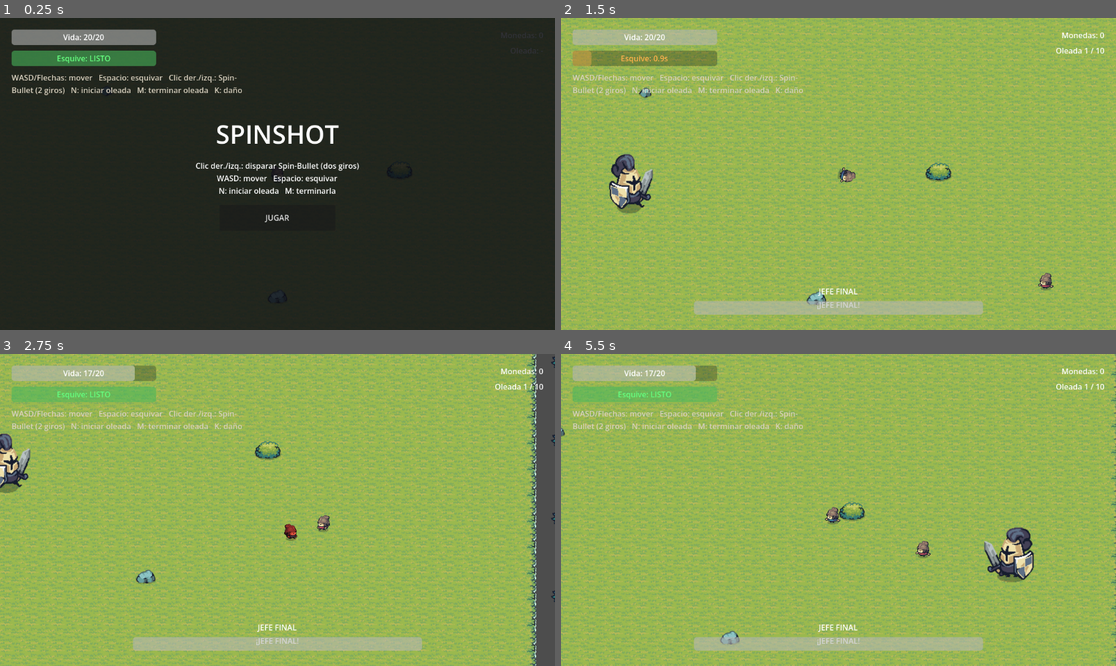
Above: before the commit, frames 1-4 (two rows, left to right).
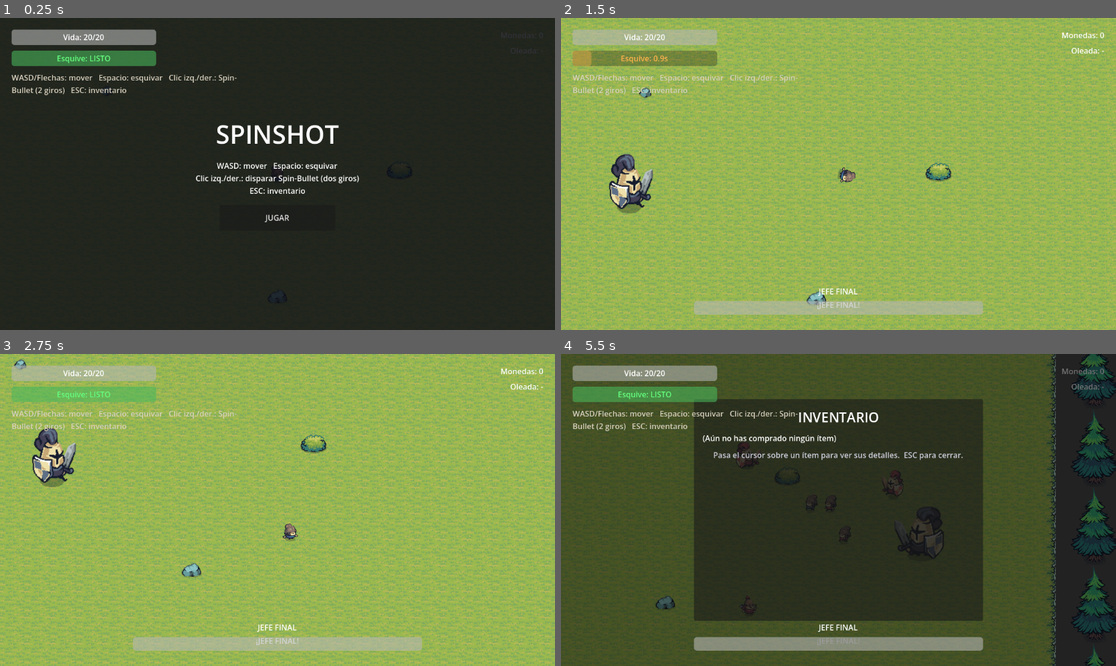
Above: after the commit, the same moments.

Repository: 4FCC/spinshot
Game: Godot game, scene res://Scenes/DEV-ROOM.tscn
Same seed, same stepped clock (60 frames per second), same inputs: the game is played once before the commit and once after it. This scene is started directly instead of the project's main scene. The engine's default icon, where the game draws it, is replaced by a stand-in: a white triangle on a blue panel in a dark square.
Inputs (mouse positions are in pixels of both pictures, inside the frame that each line leads up to):
- Up to frame 1 (0.25 s): no input
- Up to frame 2 (1.5 s): click "JUGAR" at 0.5 s; tap N (end_wave, bound only after the commit) at 1.25 s; move the mouse to (960, 158) at 1.27 s; hold D (Derecha) from 1.28 s (still down); hold B (spawn_boss) from 1.28 s (still down); tap Space (dodge) at 1.35 s
- Up to frame 3 (2.75 s): move the mouse to (166, 525) at 2.02 s; release D (Derecha) at 2.03 s; release B (spawn_boss) at 2.03 s; hold S (Abajo) from 2.03 s (still down); tap B (spawn_boss) at 2.1 s; tap K (test_damage) at 2.3 s
- Up to frame 4 (5.5 s): move the mouse to (894, 441) at 2.77 s; release S (Abajo) at 2.78 s; hold D (Derecha) 2.78-3.53 s; tap K (test_damage) at 2.85 s; tap 1 at 3.05, 3.6 s; move the mouse to (810, 572) at 3.52 s; hold W (Arriba) 3.53-4.28 s; tap 2 at 3.8, 4.35 s; move the mouse to (1005, 556) at 4.27 s; hold A (Izquierda) from 4.28 s (still down); tap 3 at 4.55, 5.1 s; tap Escape (ui_cancel) at 4.9 s; move the mouse to (672, 463) at 5.02 s; tap 4 at 5.3 s

The runs differ from the first frame. In frame 1, 1.3% of the frame differs, in the area x 13-65%, y 18-57%; in frame 2, 0.5%; in frame 3, 25%; in frame 4, 100%, in the area x 0-100%, y 0-100%.

Commit message:
Arreglo pool de tienda, herramientas DEV-ROOM, Main completo e inventario
Tienda/pool:
- Cada ítem tiene "max" (0=ilimitado). La tienda solo ofrece ítems disponibles
  (_is_available); los de compra única o nivel máximo ya no reaparecen ni al
  abrir ni con el dado, y se retiran al agotarse (_prune_and_refill). Corrige
  que "División de proyectil" se pudiera comprar dos veces.

Inventario (nuevo):
- UI en game_mode (ESC o desde la tienda): panel oscuro con los ítems comprados,
  su sprite y cantidad, y tooltip con nombre/descripción/efectos/nivel.
- billy registra cada compra (register_item / inventory / get_item_count).

DEV-ROOM (debug_mode) — atajos exclusivos:
- 1-5 generan enemigos de prueba que NO atacan (enemy.make_passive + guardas en
  bullet_minion y charger_minion).
- O abre la tienda, C da +100 monedas, G alterna god mode (billy.debug_invincible).
- M inicia oleada, N termina, B jefe (N/M intercambiadas en project.godot).

Main = experiencia final:
- Las oleadas arrancan automáticamente y se encadenan (auto_start_waves);
  sin atajos de depuración (debug_mode=false).
- Reconstruida con muros y árboles de borde (como DEV-ROOM) para no salir del
  área. Player.collision_mask=3 para chocar con muros (capa 1) y enemigos
  (capa 2), atravesando solo enemigos durante la invulnerabilidad.

Quitada la tecla K de daño de prueba del jugador.

Co-Authored-By: Claude Opus 4.8 <noreply@anthropic.com>
Claude-Session: https://claude.ai/code/session_01EVFDgn2qQnY3SEDFH6Bwyc

Diff:
--- a/Scenes/DEV-ROOM.tscn
+++ b/Scenes/DEV-ROOM.tscn
@@ -171,3 +171,5 @@
 position = Vector2(960, 960)
 
 [node name="GameMode" parent="." instance=ExtResource("9_gm")]
+debug_mode = true
+auto_start_waves = false
--- a/Scenes/Main.tscn
+++ b/Scenes/Main.tscn
@@ -1,9 +1,17 @@
-[gd_scene load_steps=5 format=3 uid="uid://b1spinshotmain0"]
+[gd_scene load_steps=8 format=3 uid="uid://b1spinshotmain0"]
 
 [ext_resource type="Script" uid="uid://bfloorbuilder1" path="res://Scripts/floor_builder.gd" id="1_floor"]
 [ext_resource type="TileSet" uid="uid://juga8rjk4vmm" path="res://Scenes/grass_tileset.tres" id="2_tiles"]
 [ext_resource type="PackedScene" uid="uid://bm1uo2pxnjqa3" path="res://Scenes/Player.tscn" id="3_player"]
 [ext_resource type="PackedScene" uid="uid://tuuflvma6emi" path="res://Scenes/GameMode.tscn" id="4_gm"]
+[ext_resource type="Script" uid="uid://bbordertrees1" path="res://Scripts/border_trees.gd" id="5_bt"]
+[ext_resource type="Texture2D" uid="uid://cikn8oirta2on" path="res://Tiny Swords (Free Pack)/Tiny Swords (Free Pack)/Terrain/Resources/Wood/Trees/Tree1.png" id="6_tree"]
+
+[sub_resource type="RectangleShape2D" id="rs_wall_h"]
+size = Vector2(2688, 64)
+
+[sub_resource type="RectangleShape2D" id="rs_wall_v"]
+size = Vector2(64, 1664)
 
 [node name="Main" type="Node2D"]
 script = ExtResource("1_floor")
@@ -13,7 +21,42 @@
 [node name="Ground" type="TileMapLayer" parent="."]
 tile_set = ExtResource("2_tiles")
 
+[node name="BorderTrees" type="Node2D" parent="."]
+script = ExtResource("5_bt")
+tree_texture = ExtResource("6_tree")
+room_width_px = 2560
+room_height_px = 1536
+spacing = 192
+
+[node name="Walls" type="Node2D" parent="."]
+
+[node name="WallTop" type="StaticBody2D" parent="Walls"]
+position = Vector2(1280, -32)
+
+[node name="CollisionShape2D" type="CollisionShape2D" parent="Walls/WallTop"]
+shape = SubResource("rs_wall_h")
+
+[node name="WallBottom" type="StaticBody2D" parent="Walls"]
+position = Vector2(1280, 1568)
+
+[node name="CollisionShape2D" type="CollisionShape2D" parent="Walls/WallBottom"]
+shape = SubResource("rs_wall_h")
+
+[node name="WallLeft" type="StaticBody2D" parent="Walls"]
+position = Vector2(-32, 768)
+
+[node name="CollisionShape2D" type="CollisionShape2D" parent="Walls/WallLeft"]
+shape = SubResource("rs_wall_v")
+
+[node name="WallRight" type="StaticBody2D" parent="Walls"]
+position = Vector2(2592, 768)
+
+[node name="CollisionShape2D" type="CollisionShape2D" parent="Walls/WallRight"]
+shape = SubResource("rs_wall_v")
+
 [node name="Player" parent="." instance=ExtResource("3_player")]
 position = Vector2(1280, 768)
 
 [node name="GameMode" parent="." instance=ExtResource("4_gm")]
+debug_mode = false
+auto_start_waves = true
--- a/Scenes/Player.tscn
+++ b/Scenes/Player.tscn
@@ -9,7 +9,7 @@
 
 [node name="Billy" type="CharacterBody2D"]
 collision_layer = 1
-collision_mask = 2
+collision_mask = 3
 script = ExtResource("1_billy")
 spin_bullet_scene = ExtResource("3_bullet")
 
@@ -76,4 +76,4 @@
 offset_bottom = 168.0
 theme_override_colors/font_color = Color(0.85, 0.82, 0.75, 1)
 autowrap_mode = 2
-text = "WASD/Flechas: mover   Espacio: esquivar   Clic der./izq.: Spin-Bullet (2 giros)   N: iniciar oleada   M: terminar oleada   K: daño"
+text = "WASD/Flechas: mover   Espacio: esquivar   Clic izq./der.: Spin-Bullet (2 giros)   ESC: inventario"
--- a/Scripts/billy.gd
+++ b/Scripts/billy.gd
@@ -79,6 +79,12 @@
 var has_split: bool = false    # División de proyectil (única)
 var lethal_level: int = 0      # Giro letal: +1% por nivel (ilimitado)
 var autododge_level: int = 0   # Esquiva automática al recibir daño (máx 3 -> 75%)
+
+# Inventario de ítems comprados: id -> {name, desc, icon, count}
+var inventory: Dictionary = {}
+
+# Depuración (solo DEV-ROOM)
+var debug_invincible: bool = false
 
 # =============================================================================
 # INICIALIZACIÓN
@@ -177,10 +183,6 @@
 	if Input.is_action_just_pressed("dodge") and dodge_cooldown.is_stopped():
 		start_dodge()
 
-	# Prueba rápida del estado de daño (tecla K)
-	if Input.is_action_just_pressed("test_damage"):
-		take_damage(3)
-
 func _read_movement_input(delta: float) -> void:
 	input_direction = Input.get_vector("Izquierda", "Derecha", "Arriba", "Abajo")
 	var target := input_direction.normalized() * speed
@@ -230,6 +232,9 @@
 # ESTADO: RECIBIR DAÑO
 # =============================================================================
 func take_damage(amount: int):
+	# Modo invencible de depuración (solo se activa desde DEV-ROOM)
+	if debug_invincible:
+		return
 	# No recibir daño si está muerto, invulnerable o esquivando
 	if current_state == State.DEAD or is_invulnerable or current_state == State.DODGE:
 		return
@@ -400,3 +405,23 @@
 	if randf() < 0.25 * coin_heal_level:
 		vida = clamp(vida + randi_range(1, 3), 0, vida_max)
 		_update_health_ui()
+
+# =============================================================================
+# INVENTARIO (registro de ítems comprados, para la UI de inventario)
+# =============================================================================
+func register_item(item: Dictionary) -> void:
+	var id := String(item.get("id", ""))
+	if id == "":
+		return
+	if inventory.has(id):
+		inventory[id]["count"] += 1
+	else:
+		inventory[id] = {
+			"name": item.get("name", id),
+			"desc": item.get("desc", ""),
+			"icon": item.get("icon", null),
+			"count": 1,
+		}
+
+func get_item_count(id: String) -> int:
+	return inventory[id]["count"] if inventory.has(id) else 0
--- a/Scripts/bullet_minion.gd
+++ b/Scripts/bullet_minion.gd
@@ -38,6 +38,9 @@
 	else:
 		velocity = dir.rotated(PI / 2.0) * move_speed * 0.5
 
+	if passive:
+		return   # maniquí de pruebas: no dispara
+
 	_fire_timer -= delta
 	if _fire_timer <= 0.0:
 		_fire_timer = fire_interval
--- a/Scripts/charger_minion.gd
+++ b/Scripts/charger_minion.gd
@@ -39,7 +39,8 @@
 				velocity = Vector2.ZERO
 			_cooldown -= delta
 			# Cuando toca y el jugador está en rango, empieza el aviso de carga
-			if _cooldown <= 0.0 and to_player.length() <= charge_range:
+			# (los maniquíes de prueba nunca embisten)
+			if not passive and _cooldown <= 0.0 and to_player.length() <= charge_range:
 				_phase = ChargePhase.WINDUP
 				_phase_timer = windup_time
 
--- a/Scripts/enemy.gd
+++ b/Scripts/enemy.gd
@@ -40,6 +40,7 @@
 var _attack_timer: float = 0.0
 var _dead: bool = false
 var _lethal: bool = false      # bajo efecto de "giro letal"
+var passive: bool = false      # enemigo de prueba (DEV-ROOM): no ataca
 
 const LETHAL_SPIN_SPEED := 18.0   # rad/s mientras gira hasta morir
 
@@ -114,8 +115,13 @@
 	else:
 		velocity = to_player.normalized() * move_speed
 
+func make_passive() -> void:
+	"""Convierte al enemigo en maniquí de pruebas: no hace daño."""
+	passive = true
+	melee_enabled = false
+
 func _try_melee() -> void:
-	if player == null or _attack_timer > 0.0:
+	if passive or player == null or _attack_timer > 0.0:
 		return
 	for body in hitbox.get_overlapping_bodies():
 		if body.is_in_group("player") and body.has_method("take_damage"):
--- a/Scripts/game_mode.gd
+++ b/Scripts/game_mode.gd
@@ -24,6 +24,11 @@
 @export var spawn_radius: float = 650.0   # Distancia a la que aparecen del jugador
 @export var wave_duration: float = 60.0   # Segundos que dura cada oleada
 @export var total_waves: int = 10         # Tras la última oleada aparece el jefe
+
+@export_group("Modo")
+# Main: debug_mode = false (auto), DEV-ROOM: debug_mode = true (manual + atajos).
+@export var debug_mode: bool = false       # Activa los atajos de depuración (solo DEV-ROOM)
+@export var auto_start_waves: bool = true  # Encadena las oleadas automáticamente (Main)
 
 @onready var ui: CanvasLayer = $UI
 @onready var coins_label: Label = $UI/CoinsLabel
@@ -47,6 +52,11 @@
 var _death_screen: Control = null
 var _screen_active: bool = false
 
+# Inventario
+var _inventory_panel: Control = null
+var _inventory_grid: GridContainer = null
+var _inventory_open: bool = false
+
 func _ready() -> void:
 	randomize()
 	# El GameMode (y su UI) sigue activo aunque el árbol esté en pausa,
@@ -62,6 +72,7 @@
 	shop.visible = false
 
 	_build_screens()
+	_build_inventory()
 	_update_wave_label()
 	timer_label.text = ""
 	info_label.text = ""
@@ -98,13 +109,67 @@
 func _unhandled_input(event: InputEvent) -> void:
 	if _screen_active:
 		return
+	# Inventario (ESC): disponible en cualquier escena
+	if event.is_action_pressed("ui_cancel"):
+		_toggle_inventory()
+		return
+	if _inventory_open:
+		return
+	# Atajos de depuración: SOLO en DEV-ROOM (debug_mode)
+	if debug_mode:
+		_handle_debug_input(event)
+
+func _handle_debug_input(event: InputEvent) -> void:
+	# Control de oleadas/jefe (DEV-ROOM): M = iniciar, N = terminar, B = jefe
 	if event.is_action_pressed("start_wave") and not wave_active and not shop.visible:
 		_start_wave()
 	elif event.is_action_pressed("end_wave") and wave_active:
 		_end_wave()
 	elif event.is_action_pressed("spawn_boss"):
-		# Tecla de depuración: invoca el jefe manualmente para pruebas
 		_spawn_boss()
+	elif event is InputEventKey and event.pressed and not event.echo:
+		match event.keycode:
+			KEY_1:
+				_debug_spawn(minion_scene)
+			KEY_2:
+				_debug_spawn(bigminion_scene)
+			KEY_3:
+				_debug_spawn(bulletminion_scene)
+			KEY_4:
+				_debug_spawn(charger_scene)
+			KEY_5:
+				_debug_spawn(support_scene)
+			KEY_O:
+				shop.open()
+			KEY_C:
+				Game.add_coins(100)
+			KEY_G:
+				_toggle_god_mode()
+
+func _debug_spawn(scene: PackedScene) -> void:
+	"""Genera un enemigo de prueba (no ataca) cerca del jugador."""
+	if scene == null:
+		return
+	if player == null or not is_instance_valid(player):
+		player = _find_player()
+	if player == null:
+		return
+	var e = scene.instantiate()
+	if e.has_method("make_passive"):
+		e.make_passive()
+	var host := get_tree().current_scene
+	if host == null:
+		host = get_parent()
+	host.add_child(e)
+	e.global_position = player.global_position + Vector2.RIGHT.rotated(randf() * TAU) * 320.0
+
+func _toggle_god_mode() -> void:
+	if player == null or not is_instance_valid(player):
+		player = _find_player()
+	if player == null:
+		return
+	player.debug_invincible = not player.debug_invincible
+	info_label.text = "God mode: %s" % ("ON" if player.debug_invincible else "OFF")
 
 # =============================================================================
 # OLEADAS
@@ -116,7 +181,7 @@
 	_spawn_accum = 0.0
 	_update_wave_label()
 	_update_timer_label()
-	info_label.text = "Oleada %d en curso — pulsa M para terminar antes" % wave_number
+	info_label.text = "Oleada %d en curso%s" % [wave_number, ("  —  N: terminar" if debug_mode else "")]
 
 func _end_wave() -> void:
 	wave_active = false
@@ -125,8 +190,12 @@
 	info_label.text = ""
 	_clear_enemies()
 
-	# Siempre se abre la tienda al terminar una oleada. Tras la última oleada,
-	# al salir de la tienda comienza el combate contra el jefe (no otra oleada).
+	# En DEV-ROOM no se encadena nada automáticamente: el jugador usa los atajos.
+	if debug_mode:
+		info_label.text = "DEV-ROOM:  M = siguiente oleada  ·  O = tienda  ·  B = jefe"
+		return
+
+	# Main: tienda entre oleadas; tras la última, al salir aparece el jefe.
 	if wave_number >= total_waves:
 		_boss_pending = true
 		info_label.text = "Compra mejoras y prepárate para el JEFE"
@@ -137,9 +206,11 @@
 		# Al salir de la tienda tras la oleada final, aparece el jefe
 		_boss_pending = false
 		_spawn_boss()
-	else:
-		# En el resto de casos, empieza automáticamente la siguiente oleada
+	elif auto_start_waves:
+		# Main: empieza automáticamente la siguiente oleada
 		_start_wave()
+	elif debug_mode:
+		info_label.text = "DEV-ROOM:  M = siguiente oleada  ·  O = tienda  ·  B = jefe"
 
 # =============================================================================
 # TABLA DE OLEADAS
@@ -243,7 +314,7 @@
 # =============================================================================
 func _build_screens() -> void:
 	_start_screen = _make_screen("SPINSHOT",
-		"Clic der./izq.: disparar Spin-Bullet (dos giros)\nWASD: mover   Espacio: esquivar\nN: iniciar oleada   M: terminarla",
+		"WASD: mover   Espacio: esquivar\nClic izq./der.: disparar Spin-Bullet (dos giros)\nESC: inventario",
 		"JUGAR", _on_start_pressed)
 	_victory_screen = _make_screen("¡VICTORIA!",
 		"Has superado todas las oleadas.", "Jugar de nuevo", _on_restart_pressed)
@@ -317,7 +388,12 @@
 
 func _on_start_pressed() -> void:
 	_hide_screens()
-	info_label.text = "Pulsa N para empezar la oleada 1"
+	if debug_mode:
+		info_label.text = "DEV-ROOM:  M = oleada · N = terminar · B = jefe · 1-5 = enemigos · O = tienda · C = +100 · G = god"
+	elif auto_start_waves:
+		_start_wave()   # Main: las oleadas empiezan automáticamente
+	else:
+		info_label.text = "Pulsa para empezar"
 
 func _on_restart_pressed() -> void:
 	get_tree().paused = false
@@ -325,6 +401,127 @@
 
 func _on_player_died() -> void:
 	_show_death()
+
+# =============================================================================
+# INVENTARIO (ESC o desde la tienda)
+# =============================================================================
+func _build_inventory() -> void:
+	_inventory_panel = Control.new()
+	_inventory_panel.set_anchors_preset(Control.PRESET_FULL_RECT)
+	_inventory_panel.mouse_filter = Control.MOUSE_FILTER_STOP
+	_inventory_panel.visible = false
+
+	var bg := ColorRect.new()
+	bg.set_anchors_preset(Control.PRESET_FULL_RECT)
+	bg.color = Color(0, 0, 0, 0.55)
+	_inventory_panel.add_child(bg)
+
+	var panel := Panel.new()
+	panel.set_anchors_preset(Control.PRESET_CENTER)
+	panel.offset_left = -300.0
+	panel.offset_top = -230.0
+	panel.offset_right = 300.0
+	panel.offset_bottom = 230.0
+	_inventory_panel.add_child(panel)
+
+	var margin := MarginContainer.new()
+	margin.set_anchors_preset(Control.PRESET_FULL_RECT)
+	margin.add_theme_constant_override("margin_left", 18)
+	margin.add_theme_constant_override("margin_top", 18)
+	margin.add_theme_constant_override("margin_right", 18)
+	margin.add_theme_constant_override("margin_bottom", 18)
+	panel.add_child(margin)
+
+	var vbox := VBoxContainer.new()
+	vbox.add_theme_constant_override("separation", 12)
+	margin.add_child(vbox)
+
+	var title := Label.new()
+	title.text = "INVENTARIO"
+	title.horizontal_alignment = HORIZONTAL_ALIGNMENT_CENTER
+	title.add_theme_font_size_override("font_size", 28)
+	vbox.add_child(title)
+
+	_inventory_grid = GridContainer.new()
+	_inventory_grid.columns = 6
+	_inventory_grid.add_theme_constant_override("h_separation", 10)
+	_inventory_grid.add_theme_constant_override("v_separation", 10)
+	vbox.add_child(_inventory_grid)
+
+	var hint := Label.new()
+	hint.text = "Pasa el cursor sobre un ítem para ver sus detalles.  ESC para cerrar."
+	hint.horizontal_alignment = HORIZONTAL_ALIGNMENT_CENTER
+	hint.add_theme_color_override("font_color", Color(0.8, 0.8, 0.85))
+	vbox.add_child(hint)
+
+	ui.add_child(_inventory_panel)
+
+func _toggle_inventory() -> void:
+	if _screen_active:
+		return
+	_inventory_open = not _inventory_open
+	if _inventory_open:
+		_refresh_inventory()
+		_inventory_panel.visible = true
+		get_tree().paused = true
+	else:
+		_inventory_panel.visible = false
+		if not _screen_active:
+			get_tree().paused = false
+
+func _refresh_inventory() -> void:
+	for c in _inventory_grid.get_children():
+		c.queue_free()
+
+	if player == null or not is_instance_valid(player):
+		player = _find_player()
+	var inv: Dictionary = {}
+	if player != null:
+		var v = player.get("inventory")
+		if v is Dictionary:
+			inv = v
+
+	if inv.is_empty():
+		var empty := Label.new()
+		empty.text = "(Aún no has comprado ningún ítem)"
+		_inventory_grid.add_child(empty)
+		return
+
+	for id in inv.keys():
+		_inventory_grid.add_child(_make_inventory_slot(inv[id]))
+
+func _make_inventory_slot(data: Dictionary) -> Control:
+	var slot := Panel.new()
+	slot.custom_minimum_size = Vector2(80, 80)
+	slot.tooltip_text = "%s\n\n%s\n\nCantidad/Nivel: %d" % [
+		String(data.get("name", "")),
+		String(data.get("desc", "")),
+		int(data.get("count", 1)),
+	]
+
+	var icon := TextureRect.new()
+	icon.set_anchors_preset(Control.PRESET_FULL_RECT)
+	icon.offset_left = 6.0
+	icon.offset_top = 6.0
+	icon.offset_right = -6.0
+	icon.offset_bottom = -6.0
+	icon.texture = data.get("icon", null)
+	icon.expand_mode = TextureRect.EXPAND_IGNORE_SIZE
+	icon.stretch_mode = TextureRect.STRETCH_KEEP_ASPECT_CENTERED
+	icon.mouse_filter = Control.MOUSE_FILTER_IGNORE
+	slot.add_child(icon)
+
+	var count := Label.new()
+	count.text = "x%d" % int(data.get("count", 1))
+	count.set_anchors_preset(Control.PRESET_BOTTOM_RIGHT)
+	count.offset_left = -28.0
+	count.offset_top = -22.0
+	count.offset_right = -4.0
+	count.offset_bottom = -2.0
+	count.mouse_filter = Control.MOUSE_FILTER_IGNORE
+	slot.add_child(count)
+
+	return slot
 
 # =============================================================================
 # UI
--- a/Scripts/shop.gd
+++ b/Scripts/shop.gd
@@ -4,8 +4,9 @@
 # SHOP — Tienda entre oleadas
 # =============================================================================
 # Muestra una selección aleatoria de mejoras de un pool. Un botón de "tirada de
-# dados" (reroll) cambia las opciones disponibles por monedas. Al terminar, el
-# botón "Continuar" emite la señal para empezar la siguiente oleada.
+# dados" (reroll) cambia las opciones por monedas. Respeta los límites de compra
+# de cada ítem: los de compra única o que alcanzan su nivel máximo dejan de
+# aparecer (ni al abrir la tienda ni con el reroll).
 
 signal continue_pressed
 
@@ -39,29 +40,41 @@
 	Game.coins_changed.connect(func(_t): _refresh())
 
 func _build_pool() -> void:
+	# "max" = número máximo de compras (0 = ilimitado).
 	_pool = [
-		{"name": "Vida máxima +5", "cost": 5, "icon": icon_health,
+		{"id": "health5", "name": "Vida máxima +5", "cost": 5, "max": 0, "icon": icon_health,
+			"desc": "Aumenta la vida máxima en 5 y cura esa cantidad.",
 			"apply": func(p): p.upgrade_max_health(5)},
-		{"name": "Vida máxima +10", "cost": 9, "icon": icon_extra1,
+		{"id": "health10", "name": "Vida máxima +10", "cost": 9, "max": 0, "icon": icon_extra1,
+			"desc": "Aumenta la vida máxima en 10 y cura esa cantidad.",
 			"apply": func(p): p.upgrade_max_health(10)},
-		{"name": "Daño de bala +1", "cost": 8, "icon": icon_damage,
+		{"id": "dmg1", "name": "Daño de bala +1", "cost": 8, "max": 0, "icon": icon_damage,
+			"desc": "+1 de daño a cada Spin-Bullet.",
 			"apply": func(p): p.upgrade_bullet_damage(1)},
-		{"name": "Daño de bala +2", "cost": 14, "icon": icon_extra2,
+		{"id": "dmg2", "name": "Daño de bala +2", "cost": 14, "max": 0, "icon": icon_extra2,
+			"desc": "+2 de daño a cada Spin-Bullet.",
 			"apply": func(p): p.upgrade_bullet_damage(2)},
-		{"name": "Velocidad +40", "cost": 6, "icon": icon_speed,
+		{"id": "speed", "name": "Velocidad +40", "cost": 6, "max": 0, "icon": icon_speed,
+			"desc": "+40 de velocidad de movimiento.",
 			"apply": func(p): p.upgrade_speed(40.0)},
-		{"name": "Cadencia de disparo +15%", "cost": 7, "icon": icon_firerate,
+		{"id": "firerate", "name": "Cadencia de disparo +15%", "cost": 7, "max": 0, "icon": icon_firerate,
+			"desc": "Reduce el tiempo entre disparos un 15%.",
 			"apply": func(p): p.upgrade_fire_rate(0.85)},
 		# --- Ítems con habilidad especial ---
-		{"name": "Robo de vida al recoger moneda (máx 3)", "cost": 10, "icon": icon_coinheal,
+		{"id": "coinheal", "name": "Robo de vida al recoger moneda", "cost": 10, "max": 3, "icon": icon_coinheal,
+			"desc": "25% por nivel de curar 1-3 al recoger una moneda. Máx 3 niveles (75%).",
 			"apply": func(p): p.add_coin_heal()},
-		{"name": "Rebote ofensivo: +1 SpinShot (máx 3)", "cost": 15, "icon": icon_bounce,
+		{"id": "bounce", "name": "Rebote ofensivo: +1 SpinShot", "cost": 15, "max": 3, "icon": icon_bounce,
+			"desc": "Cada SpinShot genera una nueva al impactar a un enemigo. Máx 3.",
 			"apply": func(p): p.add_bounce()},
-		{"name": "División de proyectil (única)", "cost": 18, "icon": icon_split,
+		{"id": "split", "name": "División de proyectil (única)", "cost": 18, "max": 1, "icon": icon_split,
+			"desc": "La SpinShot se divide en dos a media trayectoria. Compra única.",
 			"apply": func(p): p.enable_split()},
-		{"name": "Giro letal: +1% muerte al girar", "cost": 6, "icon": icon_lethal,
+		{"id": "lethal", "name": "Giro letal: +1% muerte al girar", "cost": 6, "max": 0, "icon": icon_lethal,
+			"desc": "+1% por compra de matar al enemigo haciéndolo girar. Sin límite.",
 			"apply": func(p): p.add_lethal()},
-		{"name": "Esquiva automática +25% (máx 3)", "cost": 12, "icon": icon_autododge,
+		{"id": "autododge", "name": "Esquiva automática +25%", "cost": 12, "max": 3, "icon": icon_autododge,
+			"desc": "25% por nivel de esquivar automáticamente al recibir daño. Máx 3 (75%).",
 			"apply": func(p): p.add_autododge()},
 	]
 
@@ -103,7 +116,7 @@
 	vbox.add_child(_reroll_button)
 
 	var continue_button := Button.new()
-	continue_button.text = "Continuar (siguiente oleada)"
+	continue_button.text = "Continuar"
 	continue_button.custom_minimum_size = Vector2(0, 48)
 	continue_button.pressed.connect(_on_continue)
 	vbox.add_child(continue_button)
@@ -116,11 +129,44 @@
 	visible = true
 	_refresh()
 
+func _is_available(item: Dictionary) -> bool:
+	"""Un ítem está disponible si no ha alcanzado su límite de compras."""
+	var max_buys := int(item.get("max", 0))
+	if max_buys <= 0:
+		return true
+	if player == null or not is_instance_valid(player):
+		return true
+	return player.get_item_count(String(item.get("id", ""))) < max_buys
+
+func _available_pool() -> Array:
+	var result := []
+	for item in _pool:
+		if _is_available(item):
+			result.append(item)
+	return result
+
 func _roll() -> void:
-	"""Tirada de dados: elige 'slots' mejoras aleatorias distintas del pool."""
-	var available := _pool.duplicate()
+	"""Tirada de dados: elige 'slots' mejoras DISPONIBLES y distintas del pool."""
+	var available := _available_pool()
 	available.shuffle()
 	_current = available.slice(0, min(slots, available.size()))
+	_populate_options()
+
+func _prune_and_refill() -> void:
+	"""Quita de la vista los ítems que ya no estén disponibles (compra única o
+	nivel máximo) y rellena los huecos con otras opciones disponibles."""
+	var kept := []
+	for it in _current:
+		if _is_available(it):
+			kept.append(it)
+	var extra := []
+	for it in _available_pool():
+		if not kept.has(it):
+			extra.append(it)
+	extra.shuffle()
+	while kept.size() < slots and extra.size() > 0:
+		kept.append(extra.pop_back())
+	_current = kept
 	_populate_options()
 
 func _populate_options() -> void:
@@ -136,6 +182,7 @@
 		button.text = "  %s   (%d monedas)" % [upg["name"], upg["cost"]]
 		button.alignment = HORIZONTAL_ALIGNMENT_LEFT
 		button.expand_icon = true
+		button.tooltip_text = String(upg.get("desc", ""))
 		button.pressed.connect(_on_buy.bind(i))
 		_options_box.add_child(button)
 		_option_buttons.append(button)
@@ -144,7 +191,10 @@
 	if _coins_label != null:
 		_coins_label.text = "Monedas: %d" % Game.coins
 	for i in _option_buttons.size():
-		_option_buttons[i].disabled = Game.coins < int(_current[i]["cost"])
+		if i >= _current.size():
+			continue
+		var item = _current[i]
+		_option_buttons[i].disabled = Game.coins < int(item["cost"]) or not _is_available(item)
 	if _reroll_button != null:
 		_reroll_button.text = "Tirar dado: nuevas opciones (%d monedas)" % reroll_cost
 		_reroll_button.disabled = Game.coins < reroll_cost
@@ -152,10 +202,16 @@
 func _on_buy(index: int) -> void:
 	if index >= _current.size():
 		return
-	var upg = _current[index]
-	if Game.spend(int(upg["cost"])):
+	var item = _current[index]
+	if not _is_available(item):
+		return
+	if Game.spend(int(item["cost"])):
 		if player != null and is_instance_valid(player):
-			upg["apply"].call(player)
+			item["apply"].call(player)
+			if player.has_method("register_item"):
+				player.register_item(item)
+	# Tras comprar, retira los ítems que se hayan agotado y rellena
+	_prune_and_refill()
 	_refresh()
 
 func _on_reroll() -> void:
--- a/project.godot
+++ b/project.godot
@@ -67,12 +67,12 @@
 }
 start_wave={
 "deadzone": 0.5,
-"events": [Object(InputEventKey,"resource_local_to_scene":fa …(141 unchanged characters)… ":false,"keycode":0,"physical_keycode":78,"key_label":0,"unicode":110,"location":0,"echo":false,"script":null)
+"events": [Object(InputEventKey,"resource_local_to_scene":fa …(141 unchanged characters)… ":false,"keycode":0,"physical_keycode":77,"key_label":0,"unicode":109,"location":0,"echo":false,"script":null)
 ]
 }
 end_wave={
 "deadzone": 0.5,
-"events": [Object(InputEventKey,"resource_local_to_scene":fa …(141 unchanged characters)… ":false,"keycode":0,"physical_keycode":77,"key_label":0,"unicode":109,"location":0,"echo":false,"script":null)
+"events": [Object(InputEventKey,"resource_local_to_scene":fa …(141 unchanged characters)… ":false,"keycode":0,"physical_keycode":78,"key_label":0,"unicode":110,"location":0,"echo":false,"script":null)
 ]
 }
 spawn_boss={
Not shown, changed: README.md
Not shown, changed: docs/items.md
